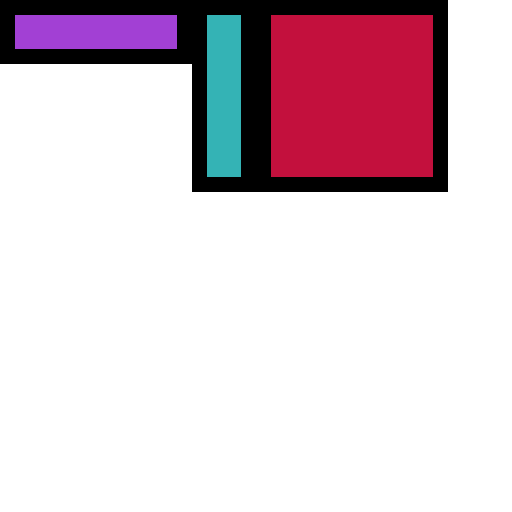
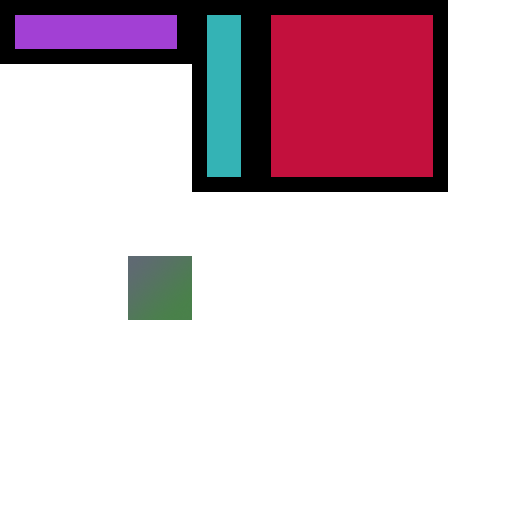
The second w=512, h=512 image is a revision of the first. Changes to its layers:
added layer "BG" above "Calque 2" over <box>128,256,192,320</box>
